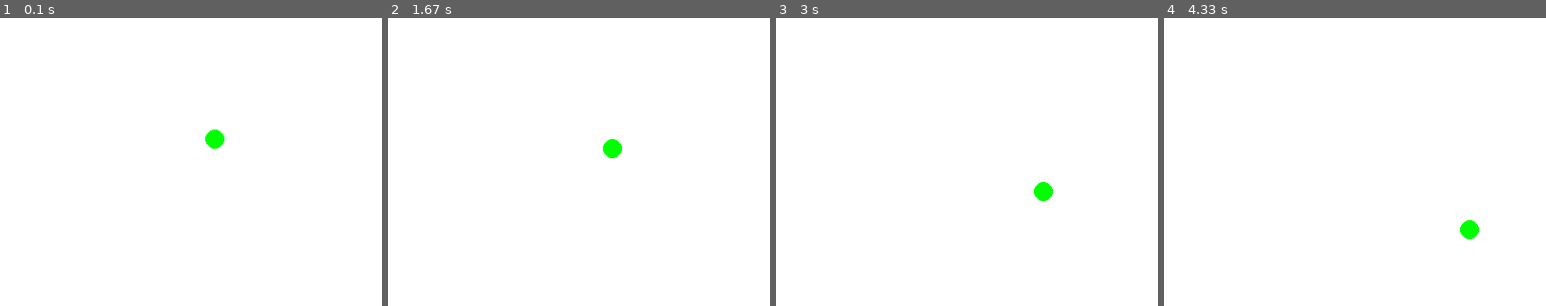
Above: before the commit, frames 1-4 (left to right).
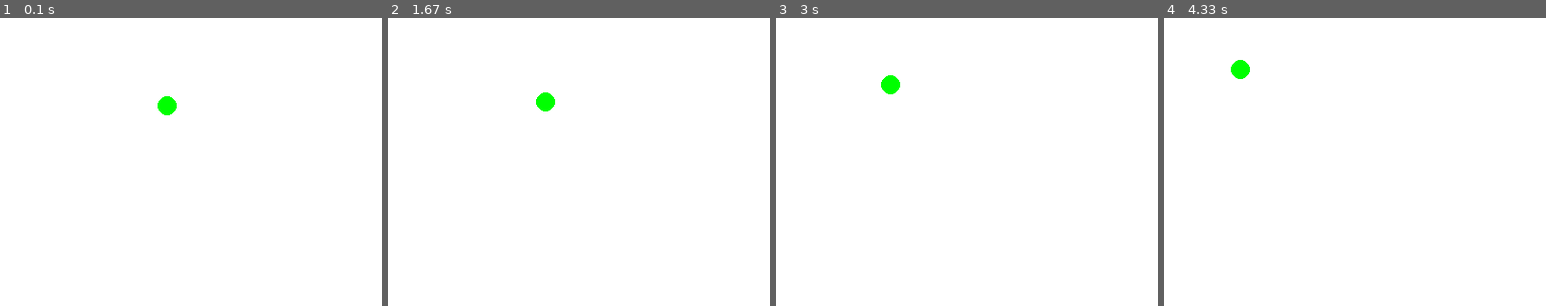
Above: after the commit, the same moments.

Repository: gdebord/hello_pygame
Game: pygame game, started from hello.py
The game is run twice, just before and just after one commit, with the same random seed, the same clock (stepped at 60 frames per second) and the same inputs.
Inputs:
- Up to frame 1 (0.1 s): no input
- Up to frame 2 (1.67 s): tap Enter at 0.33 s
- Up to frame 3 (3 s): tap Space at 1.67, 2.13, 2.63 s
- Up to frame 4 (4.33 s): tap Space at 3.07, 3.57, 4.13 s

The runs differ from the first frame. In frame 1, 0.5% of the frame differs, in the area x 41-59%, y 27-46%; in frame 2, 0.5%; in frame 3, 0.5%; in frame 4, 0.5%.

Commit message:
randomized initial x,y vectors

Diff:
--- a/hello.py
+++ b/hello.py
@@ -1,4 +1,4 @@
-import pygame, sys, time, math
+import pygame, sys, time, math, random
 
 from pygame.locals import *
 
@@ -21,8 +21,8 @@
 
 x = 200
 y = 200
-x_vector = 5
-y_vector = 5
+x_vector = random.randrange(-5,6)
+y_vector = random.randrange(-5,6)
 
 while True: # main game loop
 
